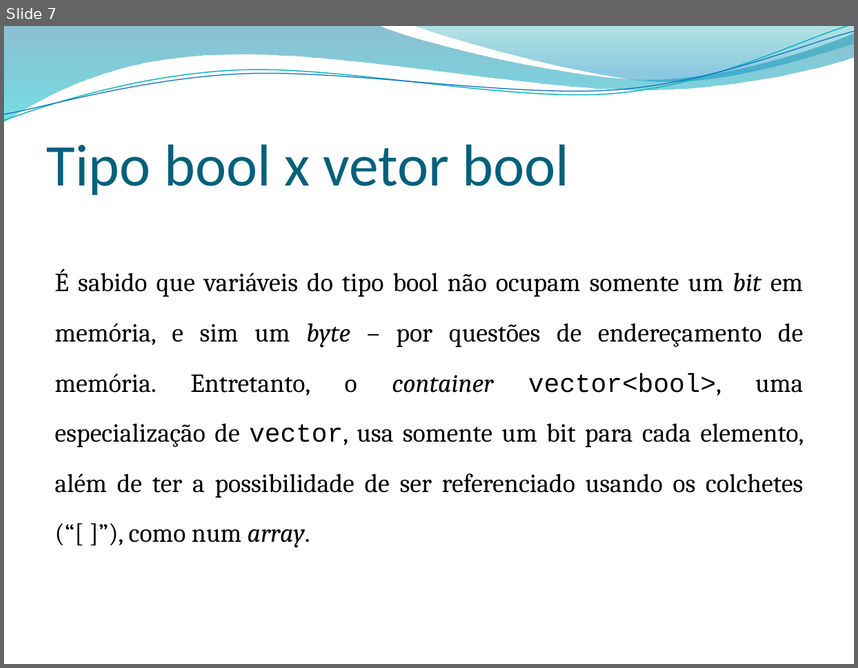
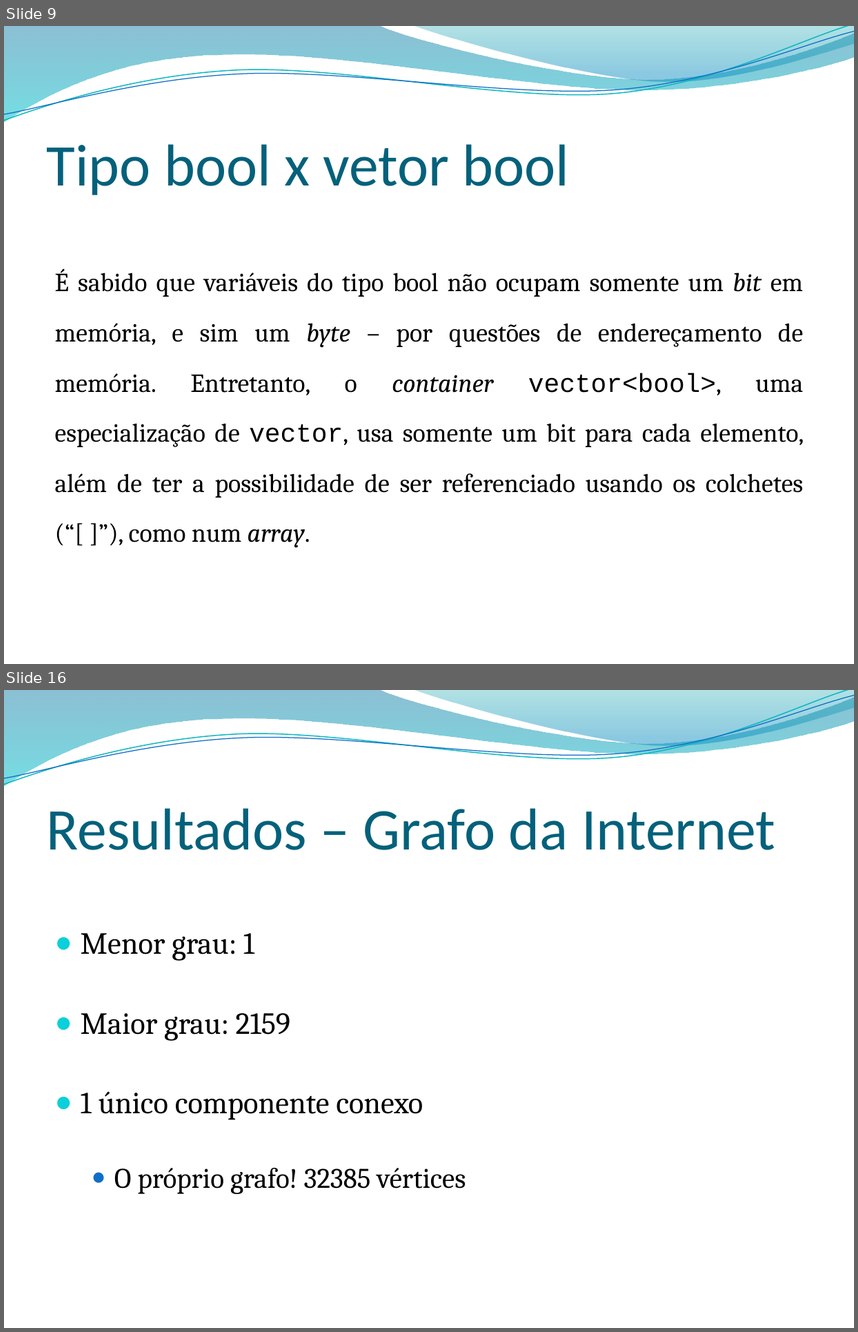
Before and after one commit to jonathanaugusto/grafos2011, a slide deck: apresentacao.pptx. Shown one above the other, each under a label of ours: slide 7 before the commit, slides 9 and 16 after it; the slides between them are not shown. The pictures are 858x668 and 858x1332 pixels, drawn with LibreOffice and Linux fonts; fonts in the diff are those of the drawing; background and template pictures are left out. Boxes give left, top, right and bottom in pixels: in the first picture for what was removed or moved away, otherwise in the second. Text is boxed around its words. In the diff, an @@ line names an element or a change of style, - is before the commit and + after.

```diff
--- a/apresentacao.pptx
+++ b/apresentacao.pptx
@@ slide 16 added at (4, 690, 854, 1328), background picture (left out); not listed: 4 template elements that a slide beside it also shows @@
@@ title added at (47, 808, 775, 850), 50 pt, text #04617B @@
+Resultados – Grafo da Internet
@@ text added at (81, 933, 466, 1194), 26 pt, text #000000 @@
+● Menor grau: 1
+● Maior grau: 2159
+● 1 único componente conexo
+  ● O próprio grafo! 32385 vértices
@@ what was slide 7 is now slide 9 @@
```
Also in this commit, not shown: 11 other slides added, 1 slide removed.
